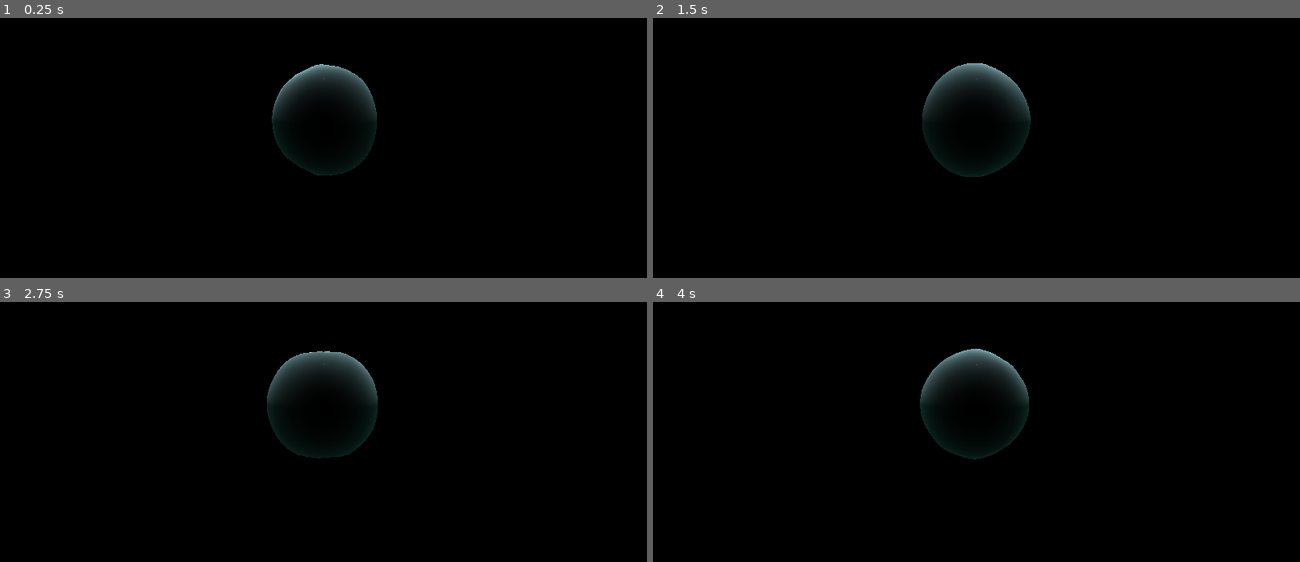
Above: before the commit, frames 1-4 (two rows, left to right).
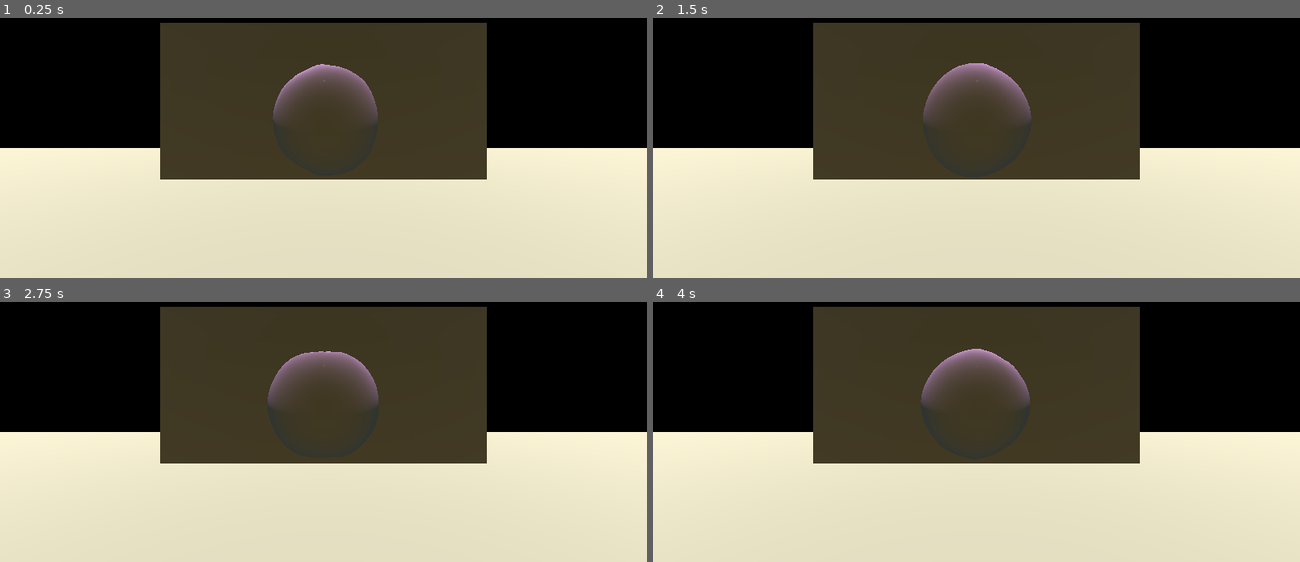
Above: after the commit, the same moments.

Repository: bastifpv/GGJ25
Game: Godot game, scene res://scene/test_moritz.tscn
The game is run twice, just before and just after one commit, with the same random seed, the same clock (stepped at 60 frames per second) and the same inputs. This scene is started directly instead of the project's main scene.
Inputs:
- Up to frame 1 (0.25 s): no input
- Up to frame 2 (1.5 s): tap Enter at 0.5 s; hold D (right) 0.53-1.28 s; hold S (down) from 1.28 s (still down)
- Up to frame 3 (2.75 s): tap Space at 2 s; release S (down) at 2.03 s; hold D (right) from 2.03 s (still down)
- Up to frame 4 (4 s): release D (right) at 2.78 s; hold W (up) 2.78-3.53 s; hold A (left) from 3.53 s (still down)

The runs differ from the first frame. In frame 1, 74% of the frame differs, in the area x 0-100%, y 1-100%; in frame 2, 74%; in frame 3, 74%; in frame 4, 74%.

Commit message:
support bubble coloring at runtime

Diff:
--- a/scene/test_moritz.tscn
+++ b/scene/test_moritz.tscn
@@ -7,16 +7,39 @@
 ambient_light_source = 2
 ambient_light_color = Color(0.460644, 0.859775, 0.693485, 1)
 ambient_light_energy = 0.1
+fog_enabled = true
+
+[sub_resource type="StandardMaterial3D" id="StandardMaterial3D_ji2b7"]
+albedo_color = Color(0.881643, 0.841931, 0.735255, 1)
+
+[sub_resource type="PlaneMesh" id="PlaneMesh_u61ls"]
+material = SubResource("StandardMaterial3D_ji2b7")
+
+[sub_resource type="StandardMaterial3D" id="StandardMaterial3D_bd4qo"]
+albedo_color = Color(0.565866, 0.417614, 0.162021, 1)
+
+[sub_resource type="BoxMesh" id="BoxMesh_8xwtg"]
+material = SubResource("StandardMaterial3D_bd4qo")
 
 [node name="TestMoritz" type="Node3D"]
 
 [node name="Bubble" parent="." instance=ExtResource("1_r7eqm")]
+transform = Transform3D(1, 0, 0, 0, 1, 0, 0, 0, 1, 0.0083859, 0.857255, -0.00159264)
+bubbleColor = Color(0.892134, 0.649454, 0.926266, 1)
 
 [node name="DirectionalLight3D" type="DirectionalLight3D" parent="."]
-transform = Transform3D(4.6181e-05, 0.99997, 0.0077141, 0.00598628, -0.00771424, 0.999952, 0.999982, -7.27609e-12, -0.00598646, -2.03716, 2.69011, 0)
+transform = Transform3D(-0.0906504, 0.995883, -0.00071698, -0.0922144, -0.00767697, 0.99571, 0.991604, 0.0903276, 0.0925306, -2.03716, 3.54736, 0)
 
 [node name="Camera3D" type="Camera3D" parent="."]
-transform = Transform3D(1, 0, 0, 0, 1, 0, 0, 0, 1, 0, 0.235402, 2.44606)
+transform = Transform3D(1, 0, 0, 0, 1, 0, 0, 0, 1, 0, 1.09266, 2.44606)
 
 [node name="WorldEnvironment" type="WorldEnvironment" parent="."]
 environment = SubResource("Environment_lhq7j")
+
+[node name="MeshInstance3D" type="MeshInstance3D" parent="."]
+transform = Transform3D(7.57492, 0, 0, 0, 1, 0, 0, 0, 2.59549, 0, 0, 0)
+mesh = SubResource("PlaneMesh_u61ls")
+
+[node name="MeshInstance3D2" type="MeshInstance3D" parent="."]
+transform = Transform3D(4.26332, 0, 0, 0, 2.5465, 0, 0, 0, 1, 0, 0.781612, -1.15385)
+mesh = SubResource("BoxMesh_8xwtg")
--- a/script/bubble.gd
+++ b/script/bubble.gd
@@ -1,13 +1,18 @@
-extends Node3D
+@tool
+class_name Bubble extends Node3D
 
-@export var bubbleColor: Color
+@export var bubbleColor: Color :
+	get:
+		return bubbleColor
+	set(value):
+		bubbleColor = value
+		if has_node("BubbleMesh"):
+			_setBubbleColor(value)
 
 # Called when the node enters the scene tree for the first time.
 func _ready():
+	_setBubbleColor(bubbleColor)
+
+func _setBubbleColor(color: Color):
 	var material = $BubbleMesh.get_active_material(0)
-	material.set_shader_parameter("bubble_color", bubbleColor)
-
-
-# Called every frame. 'delta' is the elapsed time since the previous frame.
-func _process(delta):
-	pass
+	material.set_shader_parameter("bubble_color", color)
Not shown: 1 places in scene/test_moritz.tscn that only renumber resources
